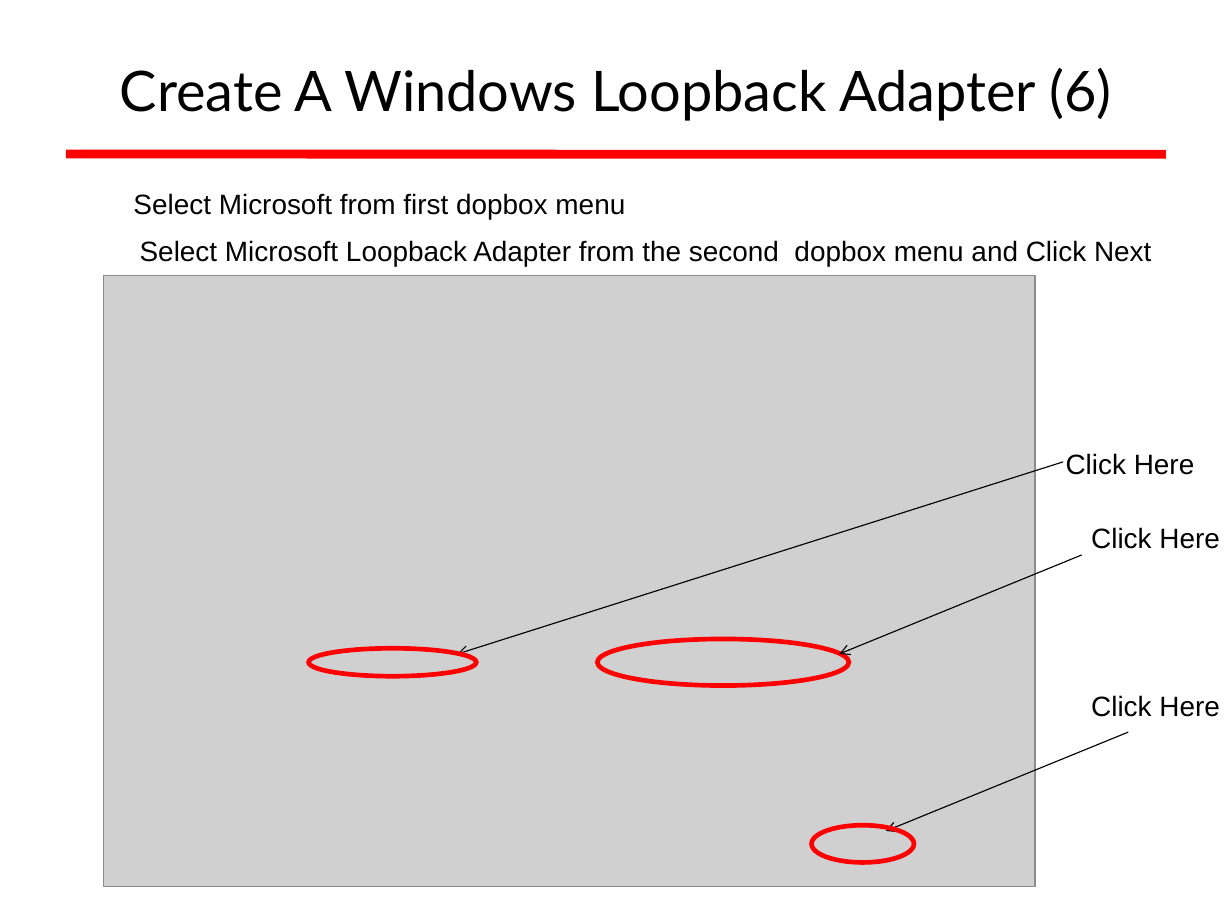
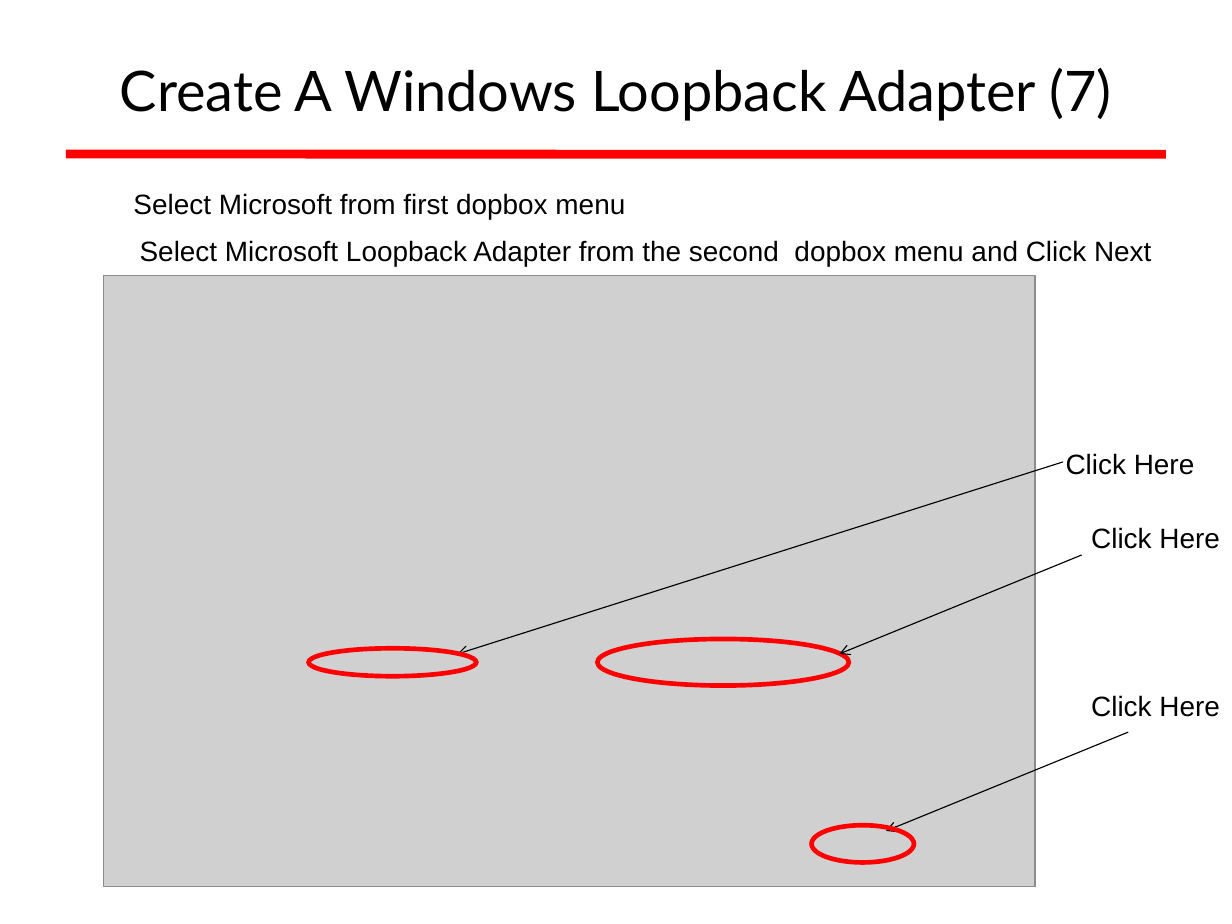
Before and after one commit to afnog/afnog.github.io, a slide deck: slide 47 of sse/radius/radius_presentation.ppt (slide 42 before the commit). Drawn at 1232x924 pixels with LibreOffice and Linux fonts; fonts in the diff are those of the drawing; grey boxes stand for pictures; background and template pictures are left out. Boxes give left, top, right and bottom in pixels: in the first picture for what was removed or moved away, otherwise in the second. Text is boxed around its words. In the diff, an @@ line names an element or a change of style, - is before the commit and + after.

```diff
--- a/sse/radius/radius_presentation.ppt
+++ b/sse/radius/radius_presentation.ppt
@@ title at (120, 68, 1111, 121): text changed @@
-Create A Windows Loopback Adapter (6)
+Create A Windows Loopback Adapter (7)
```
Also in this commit, not shown: 22 other slides changed, 7 slides added, 2 slides removed, 5 other files.
